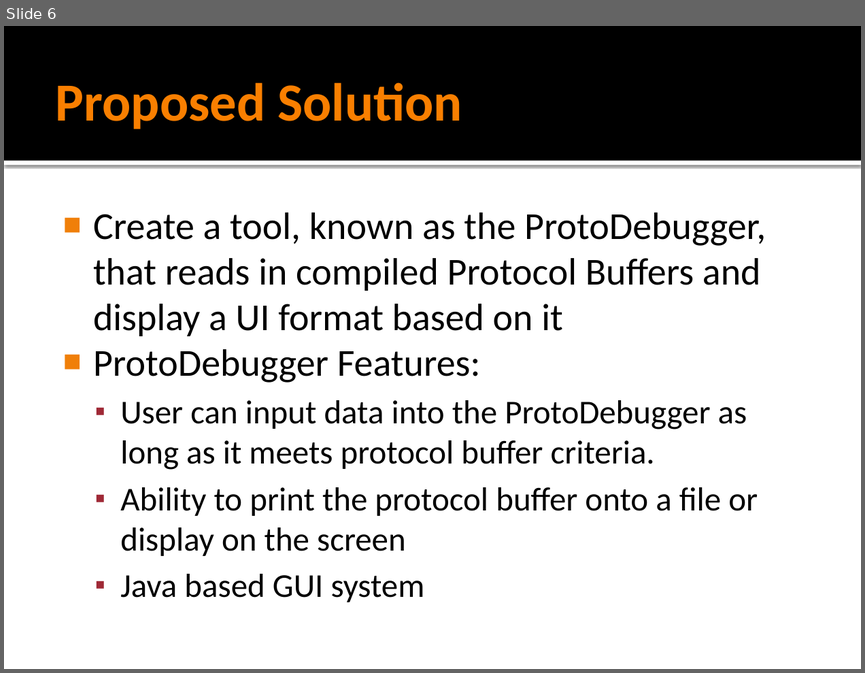
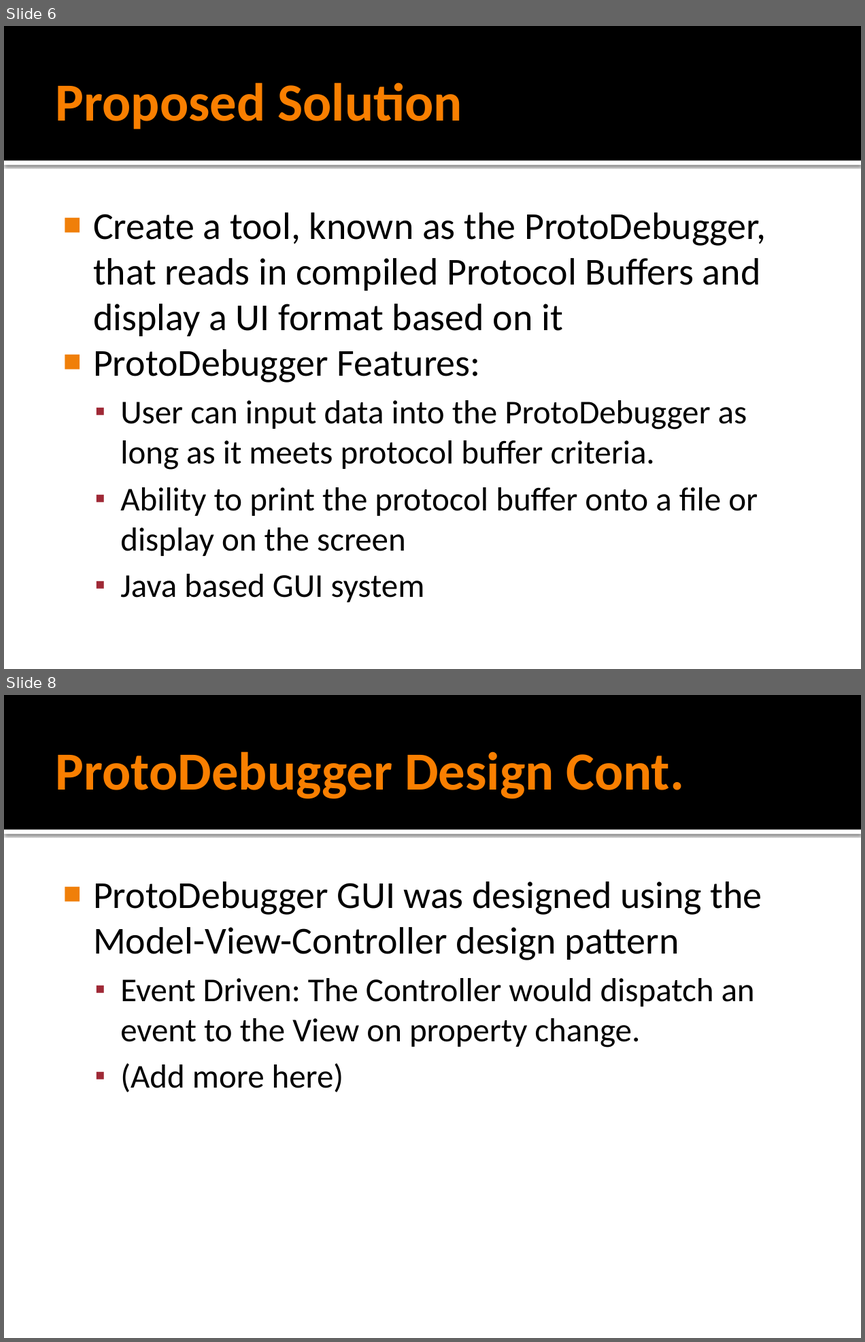
Before and after one commit to slopyjoe/ProtoCapstonProject, a slide deck: Documents/ProtoDebuggerPresentation.pptx. Shown one above the other, each under a label of ours: slide 6 before the commit, slides 6 and 8 after it; the slides between them are not shown. The pictures are 865x673 and 865x1342 pixels, drawn with LibreOffice and Linux fonts; fonts in the diff are those of the drawing. Boxes give left, top, right and bottom in pixels: in the first picture for what was removed or moved away, otherwise in the second. Text is boxed around its words. In the diff, an @@ line names an element or a change of style, - is before the commit and + after.

```diff
--- a/Documents/ProtoDebuggerPresentation.pptx
+++ b/Documents/ProtoDebuggerPresentation.pptx
@@ slide 8 added at (4,695,861,1338), background #FFFFFF; not listed: 2 template elements that a slide beside it also shows @@
@@ title added at (56,751,684,799), 45 pt, text #F97F00, bold @@
+ProtoDebugger Design Cont.
@@ text added at (93,881,762,1092), 28 pt, text #000000 @@
+■ ProtoDebugger GUI was designed using the Model-View-Controller design pattern
+  ▪ Event Driven: The Controller would dispatch an event to the View on property change.
+  ▪ (Add more here)
```
Also in this commit, not shown: 3 slides changed, 1 other slide added.
